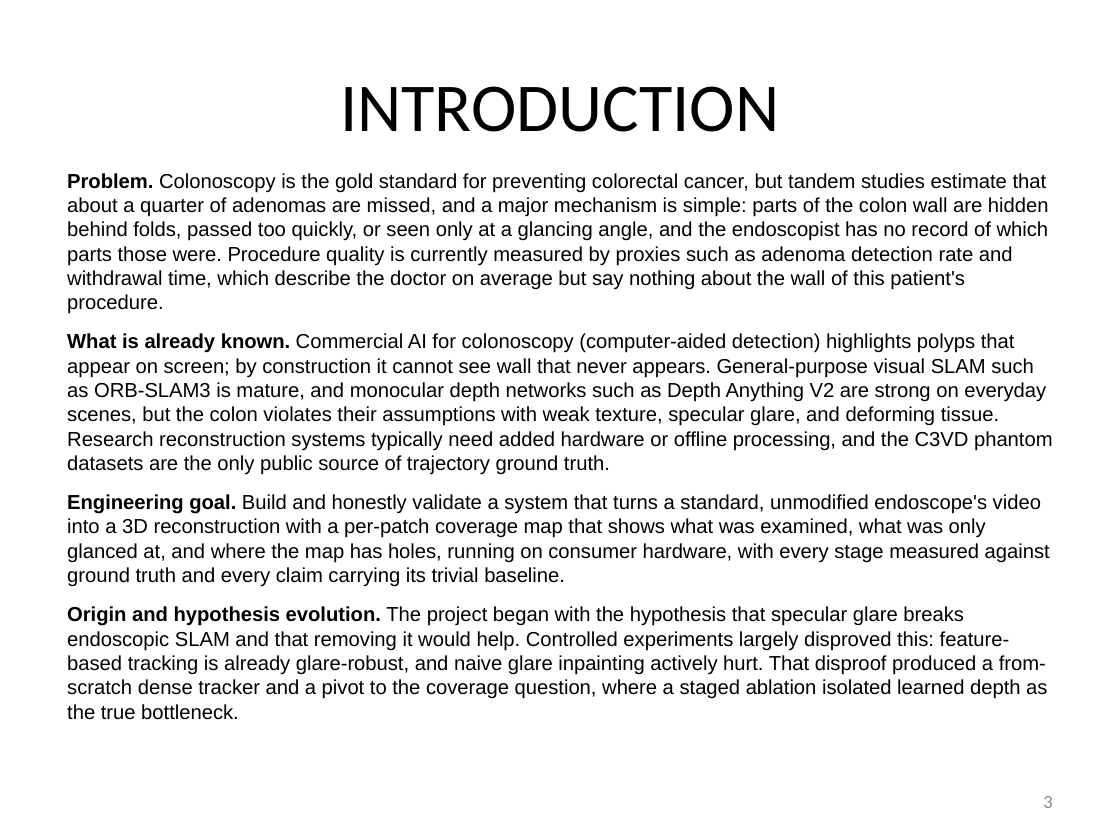
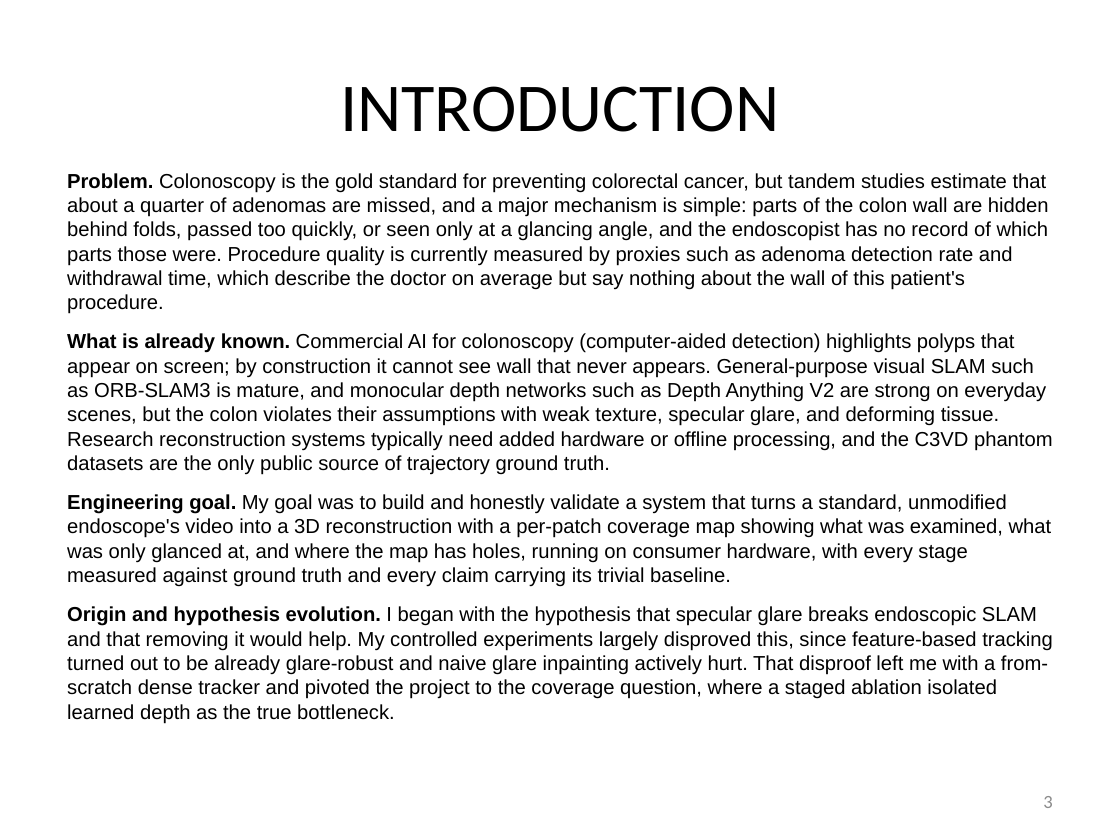
Before and after one commit to bluMoonx/EndoscopicMonocularSLAM, a slide deck: slide 3 of presentation/Argus_GSDSEF_2027_Digital_Presentation.pptx. Drawn at 1120x840 pixels with LibreOffice and Linux fonts; fonts in the diff are those of the drawing. Boxes give left, top, right and bottom in pixels: in the first picture for what was removed or moved away, otherwise in the second. Text is boxed around its words. In the diff, an @@ line names an element or a change of style, - is before the commit and + after.

Commit message:
Deck prose pass: every explanation rewritten as full first-person sentences
The body text read grammatically but like a spec sheet, with colon
fragments (Adoption 1:, Today:, Next:) and impersonal lab voice. All
explanatory blocks now read as written sentences in the first person;
tables and figure captions are unchanged. Abstract holds at 249 words,
template validation passes, and all twelve slides re-rendered clean.

```diff
--- a/presentation/Argus_GSDSEF_2027_Digital_Presentation.pptx
+++ b/presentation/Argus_GSDSEF_2027_Digital_Presentation.pptx
@@ text at (67,494,1053,724): text changed @@
-Engineering goal. Build and honestly validate a system that turns a standard, unmodified endoscope's video into a 3D reconstruction with a per-patch coverage map that shows what was examined, what was only glanced at, and where the map has holes, running on consumer hardware, with every stage measured against ground truth and every claim carrying its trivial baseline.
-Origin and hypothesis evolution. The project began with the hypothesis that specular glare breaks endoscopic SLAM and that removing it would help. Controlled experiments largely disproved this: feature-based tracking is already glare-robust, and naive glare inpainting actively hurt. That disproof produced a from-scratch dense tracker and a pivot to the coverage question, where a staged ablation isolated learned depth as the true bottleneck.
+Engineering goal. My goal was to build and honestly validate a system that turns a standard, unmodified endoscope's video into a 3D reconstruction with a per-patch coverage map showing what was examined, what was only glanced at, and where the map has holes, running on consumer hardware, with every stage measured against ground truth and every claim carrying its trivial baseline.
+Origin and hypothesis evolution. I began with the hypothesis that specular glare breaks endoscopic SLAM and that removing it would help. My controlled experiments largely disproved this, since feature-based tracking turned out to be already glare-robust and naive glare inpainting actively hurt. That disproof left me with a from-scratch dense tracker and pivoted the project to the coverage question, where a staged ablation isolated learned depth as the true bottleneck.
```
Also in this commit, not shown: 6 other slides changed, 1 other file.
